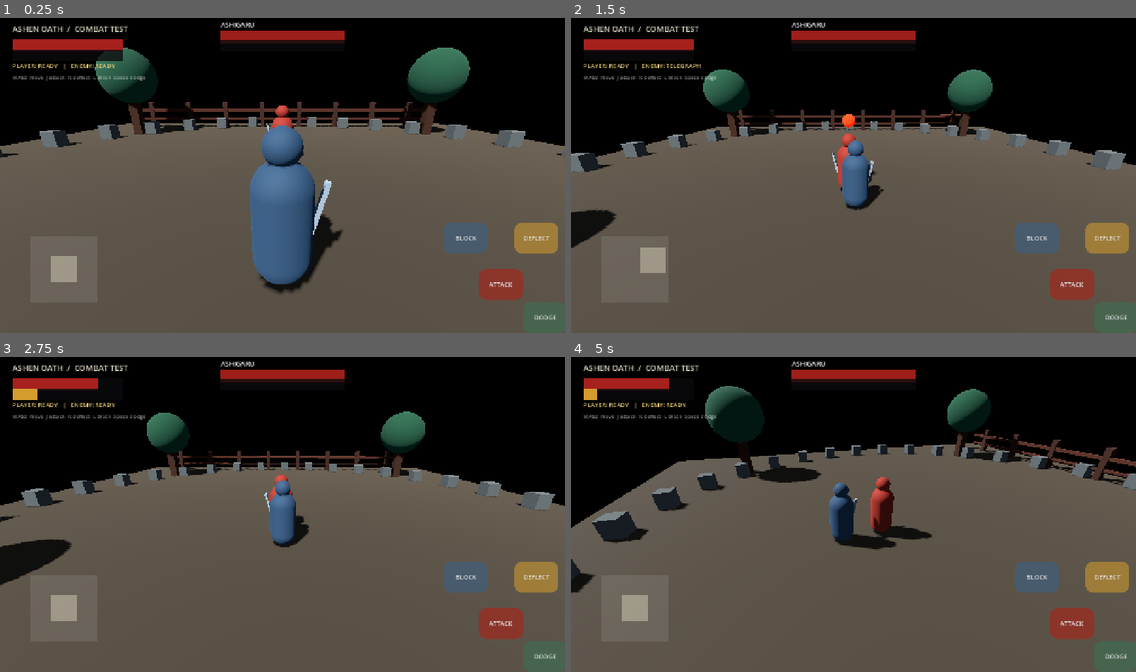
Above: before the commit, frames 1-4 (two rows, left to right).
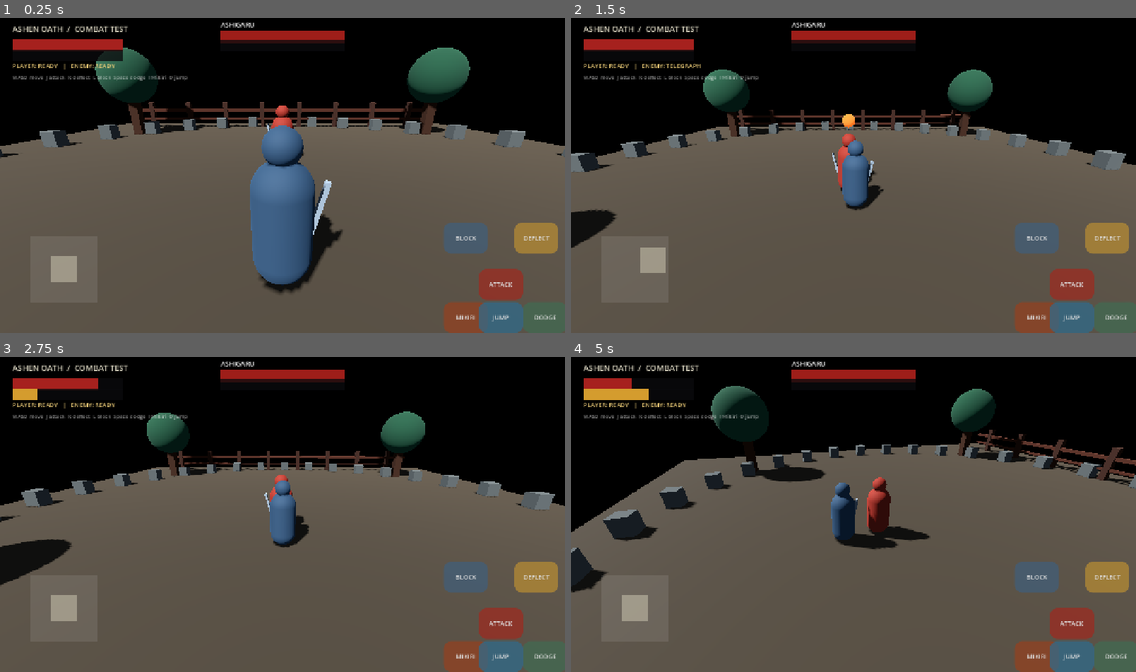
Above: after the commit, the same moments.

Repository: zahaopang-ship-it/Ashen-Oath-Godot
Game: Godot game, scene res://scenes/main.tscn
Same seed, same stepped clock (60 frames per second), same inputs: the game is played once before the commit and once after it.
Inputs (mouse positions are in pixels of both pictures, inside the frame that each line leads up to):
- Up to frame 1 (0.25 s): no input
- Up to frame 2 (1.5 s): tap Enter at 0.5 s; move the mouse to (977, 159) at 0.52 s; hold D 0.53-1.25 s; tap I at 0.6 s; click (977, 159) at 0.67 s; tap Space at 0.77 s; tap O at 0.8 s; drag from (740, 191) to (825, 238) at 1.27 s
- Up to frame 3 (2.75 s): move the mouse to (339, 442) at 2.02 s; hold D from 2.03 s (still down); tap I at 2.1 s; tap O at 2.3 s
- Up to frame 4 (5 s): release D at 2.75 s; drag from (825, 577) to (684, 464) at 2.77 s; move the mouse to (1023, 561) at 3.52 s; hold A 3.53-4.25 s; tap J at 3.6 s; tap Space at 3.77 s; tap O at 3.8 s; drag from (684, 464) to (768, 432) at 4.27 s

The runs differ from the first frame. In frame 1, 1.4% of the frame differs, in the area x 26-93%, y 18-100%; in frame 2, 1.5%; in frame 3, 1.4%; in frame 4, 6.4%, in the area x 0-100%, y 6-100%.

Commit message:
Add attack classes and counter mechanics

Diff:
--- a/project/scripts/fighter.gd
+++ b/project/scripts/fighter.gd
@@ -39,6 +39,9 @@
 var ai_timer := 0.8
 var gravity := 22.0
 var attack_kind := "slash"
+var is_mikiri_countering := false
+var is_sweep_evading := false
+var counter_timer := 0.0
 var _attack_hit_applied := false
 var _attack_token := 0
 
@@ -47,6 +50,10 @@
 const RECOVERY_TIME := 0.34
 const POSTURE_BREAK_TIME := 1.35
 const HIT_FLASH_COLOR := Color(1.0, 0.72, 0.58)
+const ATTACK_KINDS := ["slash", "thrust", "sweep", "heavy"]
+const ATTACK_DAMAGE := {"slash": 22.0, "thrust": 27.0, "sweep": 18.0, "heavy": 34.0}
+const ATTACK_POSTURE := {"slash": 30.0, "thrust": 36.0, "sweep": 24.0, "heavy": 46.0}
+const ATTACK_WINDUP := {"slash": 0.32, "thrust": 0.48, "sweep": 0.42, "heavy": 0.62}
 
 func _physics_process(delta: float) -> void:
 	if is_dead:
@@ -55,6 +62,10 @@
 	deflect_timer = maxf(0.0, deflect_timer - delta)
 	deflect_cooldown = maxf(0.0, deflect_cooldown - delta)
 	dodge_timer = maxf(0.0, dodge_timer - delta)
+	counter_timer = maxf(0.0, counter_timer - delta)
+	if counter_timer <= 0.0:
+		is_mikiri_countering = false
+		is_sweep_evading = false
 	is_deflecting = deflect_timer > 0.0
 	is_dodging = dodge_timer > 0.0
 	if state == CombatState.HITSTUN:
@@ -158,7 +169,15 @@
 	if ai_timer <= 0.0 and distance <= attack_range:
 		ai_timer = randf_range(1.15, 1.75)
 		if randf() < 0.72:
-			start_attack("slash")
+			var roll := randf()
+			var chosen := "slash"
+			if roll < 0.18:
+				chosen = "thrust"
+			elif roll < 0.34:
+				chosen = "sweep"
+			elif roll < 0.48:
+				chosen = "heavy"
+			start_attack(chosen)
 
 func _face_direction(dir: Vector3, delta: float) -> void:
 	if dir.length_squared() < 0.001:
@@ -167,13 +186,13 @@
 	rotation.y = lerp_angle(rotation.y, target_angle, 1.0 - exp(-12.0 * delta))
 
 func start_attack(kind: String = "slash") -> bool:
-	if is_dead or state != CombatState.FREE or is_blocking:
+	if is_dead or state != CombatState.FREE or is_blocking or not ATTACK_KINDS.has(kind):
 		return false
 	_attack_token += 1
 	_attack_hit_applied = false
 	attack_kind = kind
 	state = CombatState.WINDUP
-	attack_timer = WINDUP_TIME
+	attack_timer = float(ATTACK_WINDUP[kind])
 	telegraph_started.emit(kind)
 	attack_phase_changed.emit("windup")
 	return true
@@ -189,18 +208,31 @@
 	if offset.length_squared() > 0.001 and facing.normalized().dot(offset.normalized()) < 0.15:
 		return
 	_attack_hit_applied = true
-	target.receive_strike(attack_damage, attack_posture_damage, self)
+	target.receive_strike(float(ATTACK_DAMAGE[attack_kind]), float(ATTACK_POSTURE[attack_kind]), self, attack_kind)
 	attack_hit.emit(target)
 
-func receive_strike(damage: float, posture_damage: float, attacker: Node3D) -> String:
+func receive_strike(damage: float, posture_damage: float, attacker: Node3D, incoming_kind: String = "slash") -> String:
 	if is_dead or is_dodging:
 		return "evaded"
+	if incoming_kind == "thrust" and is_mikiri_countering:
+		is_mikiri_countering = false
+		counter_timer = 0.0
+		if is_instance_valid(attacker) and attacker.has_method("receive_deflect"):
+			attacker.receive_deflect(48.0)
+		return "mikiri"
+	if incoming_kind == "sweep" and is_sweep_evading:
+		is_sweep_evading = false
+		counter_timer = 0.0
+		if is_instance_valid(attacker) and attacker.has_method("receive_deflect"):
+			attacker.receive_deflect(32.0)
+		return "sweep_evaded"
 	if is_deflecting:
 		if is_instance_valid(attacker) and attacker.has_method("receive_deflect"):
-			attacker.receive_deflect(26.0)
+			attacker.receive_deflect(40.0 if incoming_kind == "heavy" else 26.0)
 		return "deflected"
 	if is_blocking:
-		posture += posture_damage * 0.55
+		var block_scale := 0.85 if incoming_kind == "heavy" else (0.72 if incoming_kind == "thrust" else 0.55)
+		posture += posture_damage * block_scale
 		_check_posture_break()
 		return "blocked"
 	vitality = maxf(0.0, vitality - damage)
@@ -238,6 +270,23 @@
 	velocity = Vector3.ZERO
 	died.emit()
 
+func begin_mikiri_counter() -> bool:
+	if is_dead or state != CombatState.FREE:
+		return false
+	is_mikiri_countering = true
+	is_sweep_evading = false
+	counter_timer = 0.28
+	return true
+
+func begin_sweep_evade() -> bool:
+	if is_dead or state != CombatState.FREE:
+		return false
+	is_sweep_evading = true
+	is_mikiri_countering = false
+	counter_timer = 0.60
+	velocity.y = 5.8
+	return true
+
 func begin_deflect() -> bool:
 	if is_dead or state != CombatState.FREE or deflect_cooldown > 0.0:
 		return false
--- a/project/scripts/main.gd
+++ b/project/scripts/main.gd
@@ -18,6 +18,7 @@
 	player.target = enemy
 	enemy.target = player
 	enemy.attack_phase_changed.connect(_on_enemy_attack_phase)
+	enemy.telegraph_started.connect(_on_enemy_telegraph_started)
 	enemy.attack_hit.connect(_on_enemy_attack_hit)
 	player.attack_hit.connect(_on_player_attack_hit)
 	_create_telegraph_marker()
@@ -127,6 +128,21 @@
 	telegraph_marker.visible = false
 	enemy.add_child(telegraph_marker)
 
+func _on_enemy_telegraph_started(kind: String) -> void:
+	if not is_instance_valid(telegraph_marker):
+		return
+	var material := telegraph_marker.material_override as StandardMaterial3D
+	if not material:
+		return
+	var colors := {
+		"slash": Color(1.0, 0.16, 0.055),
+		"thrust": Color(1.0, 0.72, 0.08),
+		"sweep": Color(0.18, 0.72, 1.0),
+		"heavy": Color(0.78, 0.12, 1.0)
+	}
+	material.albedo_color = colors.get(kind, Color(1.0, 0.16, 0.055))
+	material.emission = material.albedo_color
+
 func _on_enemy_attack_phase(phase: String) -> void:
 	if not is_instance_valid(telegraph_marker):
 		return
@@ -163,6 +179,8 @@
 			KEY_K: player.begin_deflect()
 			KEY_L: player.begin_block()
 			KEY_SPACE: player.dodge()
+			KEY_I: player.begin_mikiri_counter()
+			KEY_O: player.begin_sweep_evade()
 			KEY_KP_1: player.end_deflect()
 			KEY_KP_2: player.end_block()
 	if event is InputEventKey and not event.pressed:
--- a/project/scripts/touch_hud.gd
+++ b/project/scripts/touch_hud.gd
@@ -63,8 +63,10 @@
 	_register_action("DEFLECT", Vector2(-115, -250), "deflect", Color(0.72, 0.55, 0.20))
 	_register_action("BLOCK", Vector2(-275, -250), "block", Color(0.25, 0.37, 0.48))
 	_register_action("DODGE", Vector2(-95, -70), "dodge", Color(0.25, 0.42, 0.32))
+	_register_action("MIKIRI", Vector2(-275, -70), "mikiri", Color(0.58, 0.25, 0.12))
+	_register_action("JUMP", Vector2(-195, -70), "jump", Color(0.18, 0.42, 0.55))
 	var hint := Label.new()
-	hint.text = "WASD move  J attack  K deflect  L block  Space dodge"
+	hint.text = "WASD move  J attack  K deflect  L block  Space dodge  I Mikiri  O jump"
 	hint.position = Vector2(28, 132)
 	hint.add_theme_font_size_override("font_size", 12)
 	hint.add_theme_color_override("font_color", Color(1, 1, 1, 0.55))
@@ -152,6 +154,8 @@
 		"deflect": game.player.begin_deflect()
 		"block": game.player.begin_block()
 		"dodge": game.player.dodge()
+		"mikiri": game.player.begin_mikiri_counter()
+		"jump": game.player.begin_sweep_evade()
 
 func _action_up(action: String) -> void:
 	match action:
--- a/project/tests/combat_smoke_test.gd
+++ b/project/tests/combat_smoke_test.gd
@@ -73,12 +73,31 @@
 	stunned.call("_update_hit_reaction", 0.25)
 	_check(stunned.state == 0, "hitstun recovers to neutral after its timer")
 
+	var countering := _new_fighter("Countering", Vector3.ZERO)
+	var thrust_source := _new_fighter("ThrustSource", Vector3(0, 0, -1))
+	_check(countering.begin_mikiri_counter(), "Mikiri counter opens from neutral")
+	_check(countering.receive_strike(27.0, 36.0, thrust_source, "thrust") == "mikiri", "Mikiri defeats a thrust attack")
+	_check(is_equal_approx(thrust_source.posture, 48.0), "Mikiri applies strong posture punishment")
+
+	var jumping := _new_fighter("Jumping", Vector3.ZERO)
+	var sweep_source := _new_fighter("SweepSource", Vector3(0, 0, -1))
+	_check(jumping.begin_sweep_evade(), "jump counter opens and launches upward")
+	_check(is_equal_approx(jumping.counter_timer, 0.60), "jump counter window covers the sweep telegraph")
+	_check(jumping.receive_strike(18.0, 24.0, sweep_source, "sweep") == "sweep_evaded", "jump evades a sweep attack")
+	_check(is_equal_approx(sweep_source.posture, 32.0), "sweep evade punishes attacker posture")
+
+	var heavy_guard := _new_fighter("HeavyGuard", Vector3.ZERO)
+	heavy_guard.begin_block()
+	_check(heavy_guard.receive_strike(34.0, 46.0, attacker, "heavy") == "blocked", "heavy attack can be guarded")
+	_check(is_equal_approx(heavy_guard.posture, 39.1), "heavy guard causes increased posture damage")
+	_check(not heavy_guard.start_attack("invalid"), "unknown attack kinds are rejected")
+
 	var dodger := _new_fighter("Dodger", Vector3.ZERO)
 	dodger.dodge()
 	_check(dodger.is_dodging, "dodge grants an active evasion window")
 	_check(dodger.receive_strike(20.0, 20.0, attacker) == "evaded", "dodge window evades incoming strike")
 
-	print("Combat tests: ", 25 - failures.size(), "/25 passed")
+	print("Combat tests: ", 34 - failures.size(), "/34 passed")
 	if not failures.is_empty():
 		quit(1)
 	else:
Not shown, changed: DEVELOPMENT_PLAN.md
